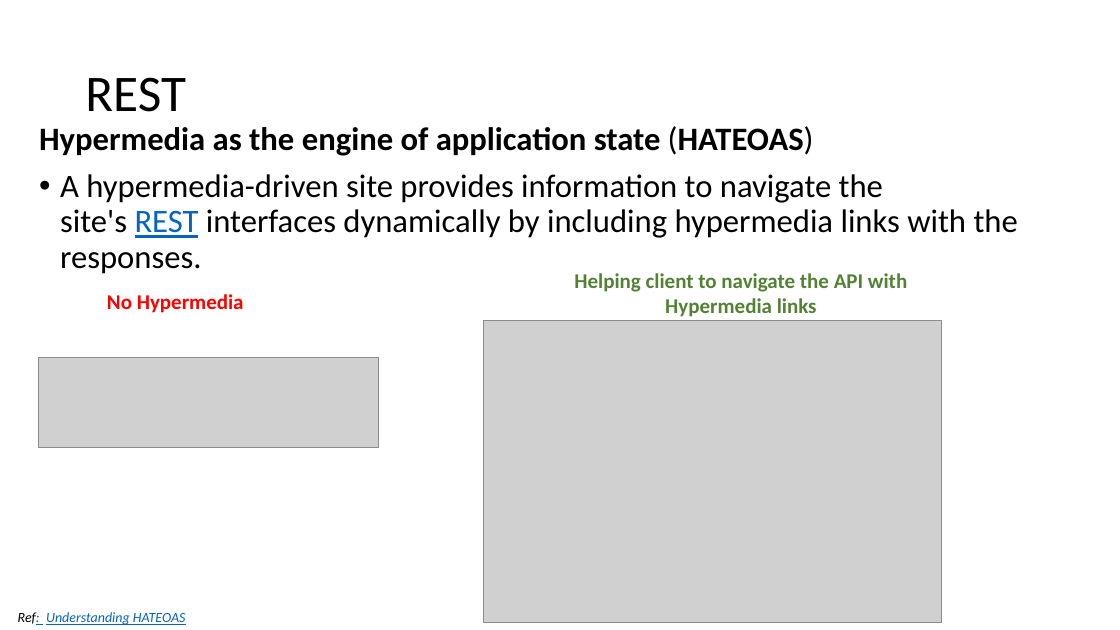
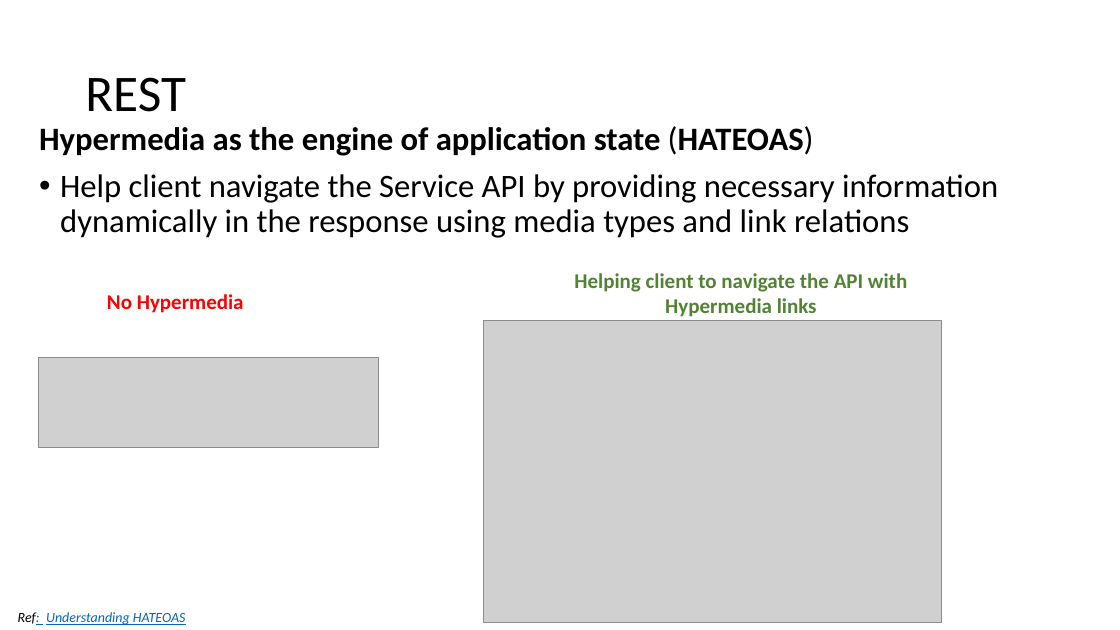
Before and after one commit to batchu/spring-boot-ujug, a slide deck: slide 8 of Spring Boot.pptx. Drawn at 1120x630 pixels with LibreOffice and Linux fonts; fonts in the diff are those of the drawing; grey boxes stand for pictures. Boxes give left, top, right and bottom in pixels: in the first picture for what was removed or moved away, otherwise in the second. Text is boxed around its words. In the diff, an @@ line names an element or a change of style, - is before the commit and + after.

Commit message:
Completed REST slides. Working on Microservices

```diff
--- a/Spring Boot.pptx
+++ b/Spring Boot.pptx
@@ text at <box>60,174,998,238</box>: text changed @@
-• A hypermedia-driven site provides information to navigate the site's REST interfaces dynamically by including hypermedia links with the responses.
+• Help client navigate the Service API by providing necessary information dynamically in the response using media types and link relations
```
Also in this commit, not shown: 3 slides added, 1 slide removed.
